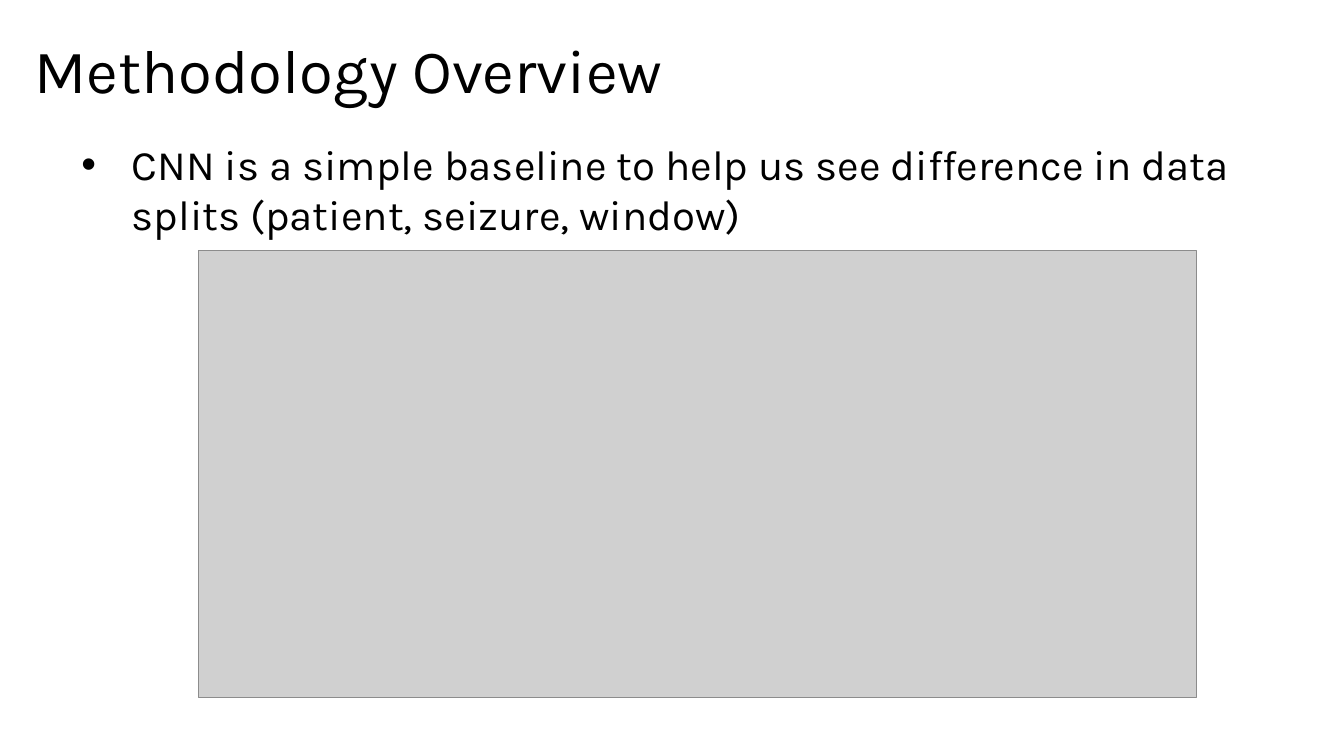
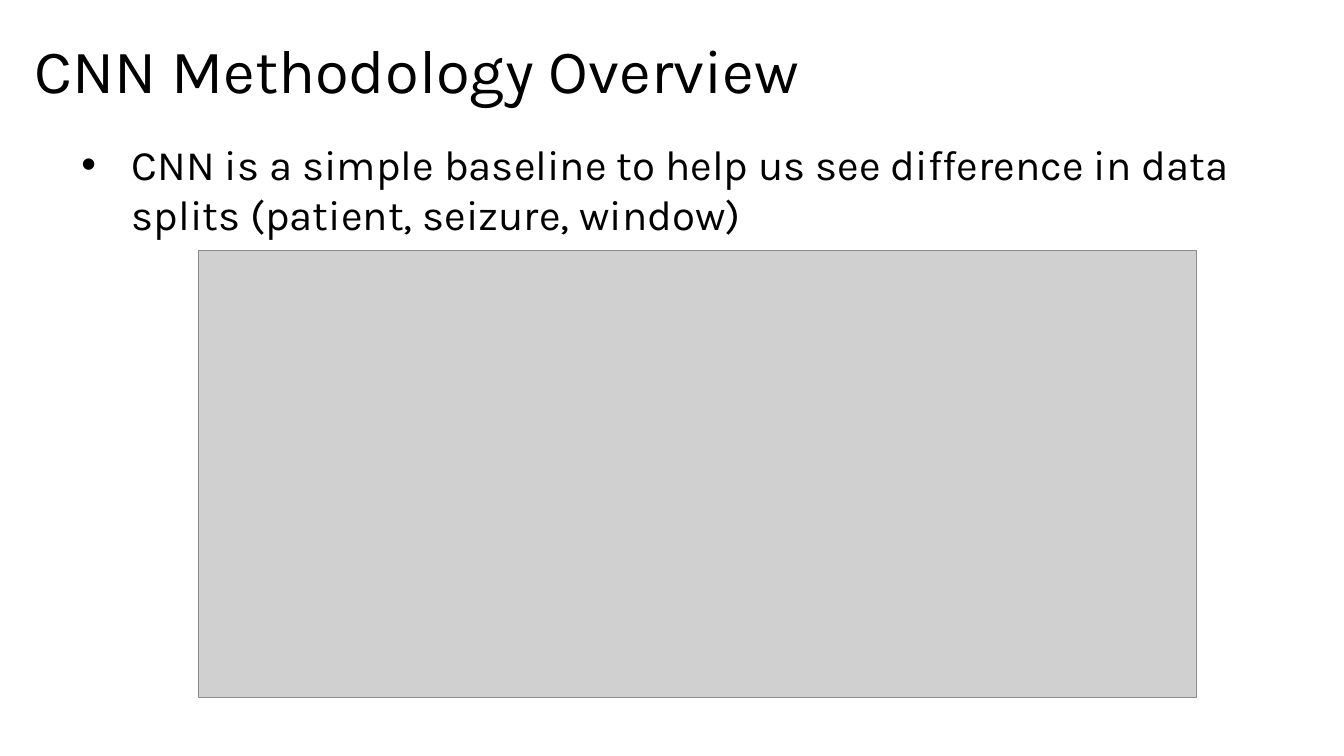
Before and after one commit to eshin21/EpilepsyDeepLearning, a slide deck: slide 6 of Group 3 Seizures Deep Learning Presentation.pptx. Drawn at 1344x756 pixels with LibreOffice and Linux fonts; fonts in the diff are those of the drawing; grey boxes stand for pictures. Boxes give left, top, right and bottom in pixels: in the first picture for what was removed or moved away, otherwise in the second. Text is boxed around its words. In the diff, an @@ line names an element or a change of style, - is before the commit and + after.

```diff
--- a/Group 3 Seizures Deep Learning Presentation.pptx
+++ b/Group 3 Seizures Deep Learning Presentation.pptx
@@ title at (x1=35, y1=50, x2=799, y2=108): text changed @@
-Methodology Overview
+CNN Methodology Overview
```
Also in this commit, not shown: 2 other slides changed, 1 slide added, 4 other files.
